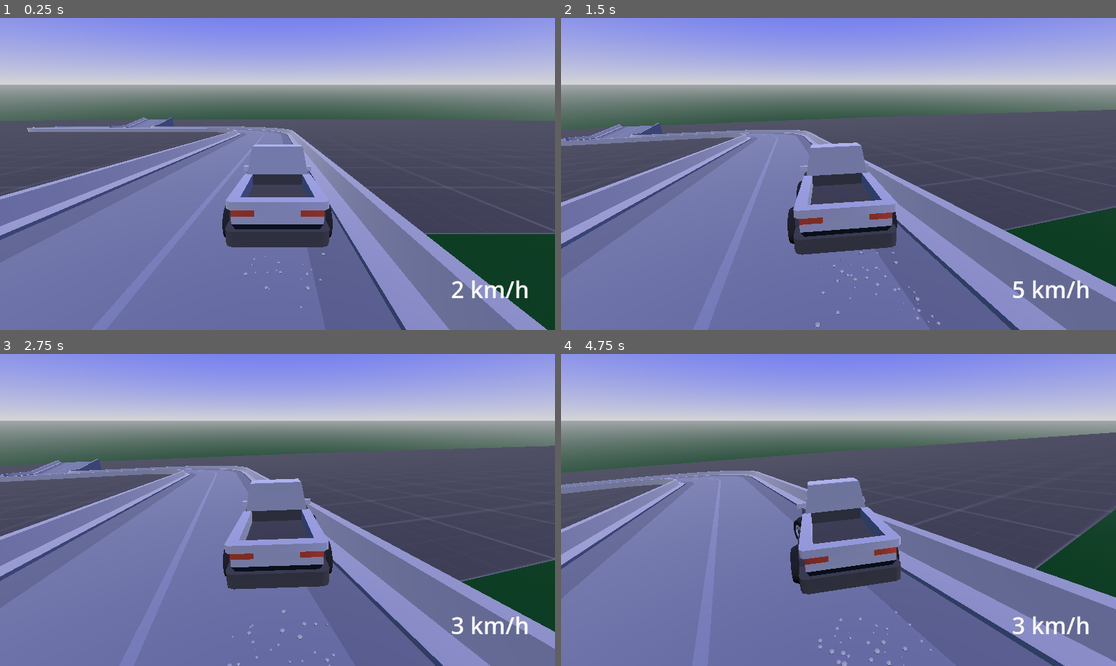
Above: before the commit, frames 1-4 (two rows, left to right).
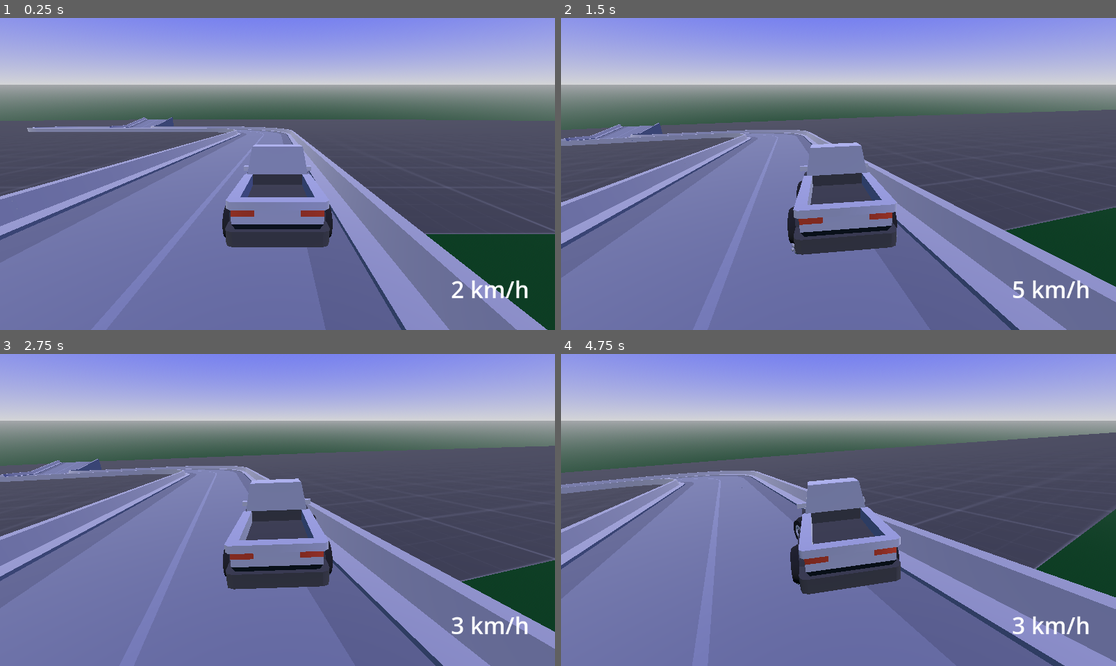
Above: after the commit, the same moments.

Repository: Yngwarr/tofu-delivery-game
Game: Godot game, scene res://scenes/Game.tscn
Two runs of this game, one before a commit and one after it. Both use one fixed random seed, a clock stepped at 60 frames per second and the inputs below.
Inputs:
- Up to frame 1 (0.25 s): no input
- Up to frame 2 (1.5 s): hold D (steer_right) 0.53-1.28 s; tap W (throttle) at 0.6, 1.35 s; hold S (brake) from 1.28 s (still down)
- Up to frame 3 (2.75 s): release S (brake) at 2.03 s; hold D (steer_right) from 2.03 s (still down); tap W (throttle) at 2.1 s
- Up to frame 4 (4.75 s): tap W (throttle) at 2.85, 3.6, 4.35 s; release D (steer_right) at 3.53 s; hold A (steer_left) from 3.53 s (still down)

The runs differ from the first frame. In frame 1, less than 0.1% of the frame differs, in the area x 43-59%, y 75-93%; in frame 2, 0.2%; in frame 3, 0.1%; in frame 4, 0.2%, in the area x 42-67%, y 73-100%.

Commit message:
redo particles

Diff:
--- a/scenes/Car.tscn
+++ b/scenes/Car.tscn
@@ -1,35 +1,13 @@
-[gd_scene load_steps=8 format=3 uid="uid://cdqld478wjboa"]
+[gd_scene load_steps=7 format=3 uid="uid://cdqld478wjboa"]
 
 [ext_resource type="Script" path="res://src/Car.gd" id="1_uwfxo"]
 [ext_resource type="Script" path="res://src/CameraPivot.gd" id="2_gm2jt"]
+[ext_resource type="PackedScene" uid="uid://bak3noash7osy" path="res://scenes/dust_particles.tscn" id="2_vx4ad"]
 [ext_resource type="PackedScene" uid="uid://bpn84vi24hyje" path="res://scenes/Wheel.tscn" id="3_4m2kf"]
 [ext_resource type="PackedScene" uid="uid://u8myc7bt2m1t" path="res://models/cars/truckFlat.glb" id="4_40kqm"]
 
 [sub_resource type="ConvexPolygonShape3D" id="ConvexPolygonShape3D_4536q"]
 points = PackedVector3Array(0.75, 0.599961, -0.750199, 0.75, 0.499932, -0.750199, 0.75, 0.599961, -0.850184, 0.449883,  …(1076 unchanged characters)…
-
-[sub_resource type="ParticleProcessMaterial" id="ParticleProcessMaterial_enm8k"]
-lifetime_randomness = 0.1
-emission_shape = 3
-emission_box_extents = Vector3(0.5, 0.1, 0.1)
-direction = Vector3(0, 0.1, -1)
-spread = 1.0
-gravity = Vector3(0, 0, 0)
-initial_velocity_min = 1.0
-initial_velocity_max = 2.0
-linear_accel_max = 2.0
-scale_min = 0.1
-scale_max = 0.5
-collision_mode = 1
-collision_friction = 0.0
-collision_bounce = 0.0
-
-[sub_resource type="SphereMesh" id="SphereMesh_euhr6"]
-lightmap_size_hint = Vector2i(3, 2)
-radius = 0.1
-height = 0.1
-radial_segments = 8
-rings = 4
 
 [node name="Car" type="VehicleBody3D"]
 collision_mask = 2
@@ -39,6 +17,18 @@
 [node name="Collision" type="CollisionShape3D" parent="."]
 transform = Transform3D(-2, 0, -3.01992e-07, 0, 2, 0, 3.01992e-07, 0, -2, 3.70113e-08, -0.172637, 0.245114)
 shape = SubResource("ConvexPolygonShape3D_4536q")
+
+[node name="frw_dust" parent="." instance=ExtResource("2_vx4ad")]
+transform = Transform3D(1, 0, 0, 0, 1, 0, 0, 0, 1, -1.31942, -0.582566, 1.51054)
+
+[node name="flw_dust" parent="." instance=ExtResource("2_vx4ad")]
+transform = Transform3D(1, 0, 0, 0, 1, 0, 0, 0, 1, 1.29679, -0.582566, 1.51054)
+
+[node name="rrw_dust" parent="." instance=ExtResource("2_vx4ad")]
+transform = Transform3D(1, 0, 0, 0, 1, 0, 0, 0, 1, -1.31942, -0.582566, -1.28404)
+
+[node name="rlw_dust" parent="." instance=ExtResource("2_vx4ad")]
+transform = Transform3D(1, 0, 0, 0, 1, 0, 0, 0, 1, 1.30213, -0.582566, -1.28404)
 
 [node name="frw" parent="." instance=ExtResource("3_4m2kf")]
 transform = Transform3D(1, 0, 0, 0, 1, 0, 0, 0, 1, -1.32, 0, 1.526)
@@ -87,16 +77,6 @@
 [node name="wheel_frontRight" parent="truckFlat/truckFlat2" index="4"]
 visible = false
 
-[node name="DustParticles" type="GPUParticles3D" parent="truckFlat"]
-transform = Transform3D(0.99829, 0, 0.0584528, 0, 1, 0, 0.0584528, 0, -0.99829, 0.0599854, 0.142145, 1.33197)
-amount = 50
-explosiveness = 0.5
-interpolate = false
-fract_delta = false
-visibility_aabb = AABB(0, 0, 0, 0, 0.1, 0)
-process_material = SubResource("ParticleProcessMaterial_enm8k")
-draw_pass_1 = SubResource("SphereMesh_euhr6")
-
 [editable path="flw"]
 [editable path="rlw"]
 [editable path="truckFlat"]
--- /dev/null
+++ b/scenes/dust_particles.tscn
@@ -0,0 +1,27 @@
+[gd_scene load_steps=3 format=3 uid="uid://bak3noash7osy"]
+
+[sub_resource type="ParticleProcessMaterial" id="ParticleProcessMaterial_enm8k"]
+emission_shape = 3
+emission_box_extents = Vector3(0.2, 0.1, 0.1)
+direction = Vector3(0, 0, -1)
+spread = 10.0
+gravity = Vector3(0, 1, 0)
+initial_velocity_max = 0.2
+scale_min = 0.4
+scale_max = 1.2
+
+[sub_resource type="CapsuleMesh" id="CapsuleMesh_rl0ed"]
+radius = 0.1
+height = 0.2
+radial_segments = 8
+rings = 1
+
+[node name="DustParticles" type="GPUParticles3D"]
+transparency = 0.8
+amount = 20
+lifetime = 0.3
+interpolate = false
+fract_delta = false
+visibility_aabb = AABB(-0.5, 0, -0.5, 1, 1, 1)
+process_material = SubResource("ParticleProcessMaterial_enm8k")
+draw_pass_1 = SubResource("CapsuleMesh_rl0ed")
